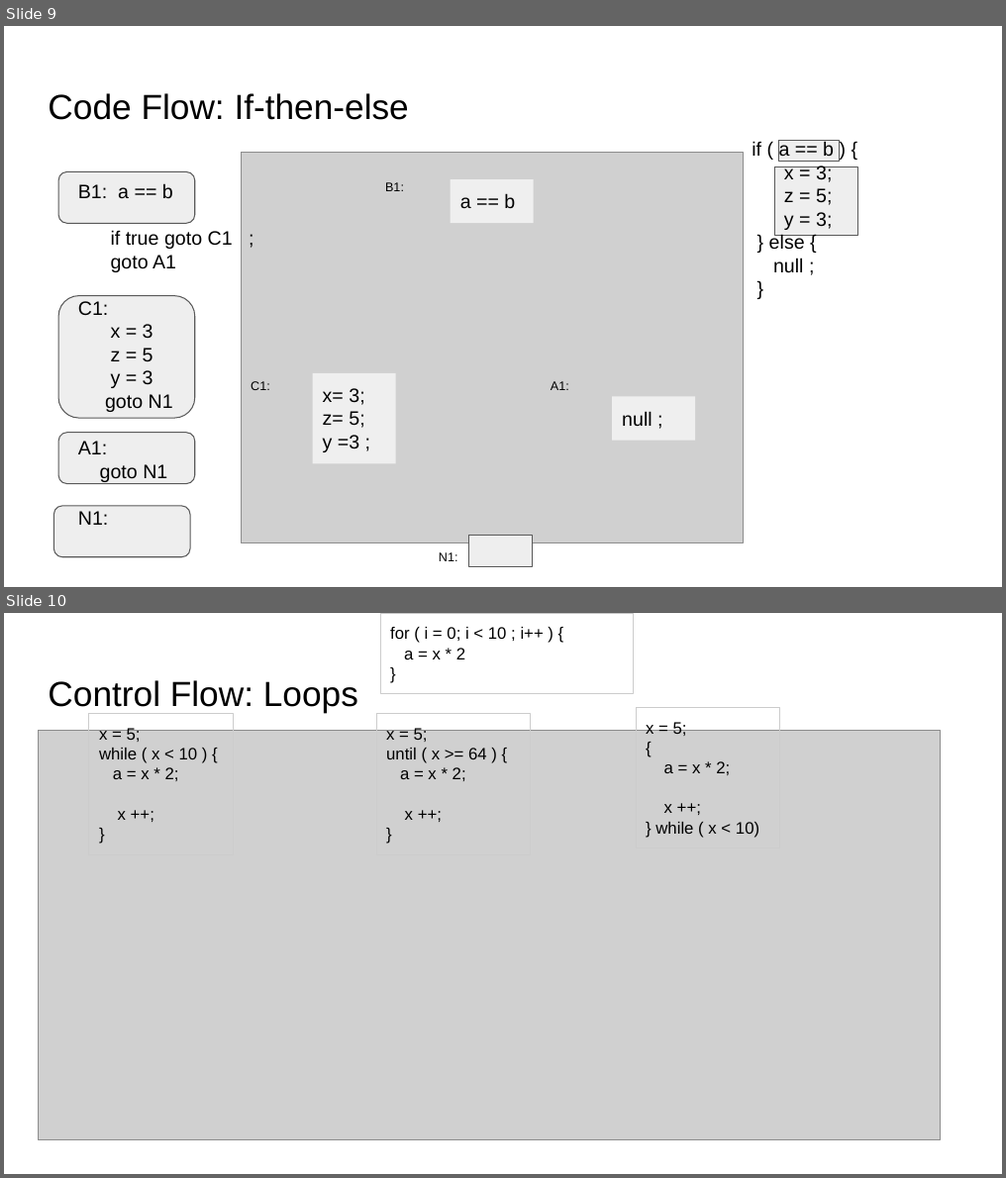
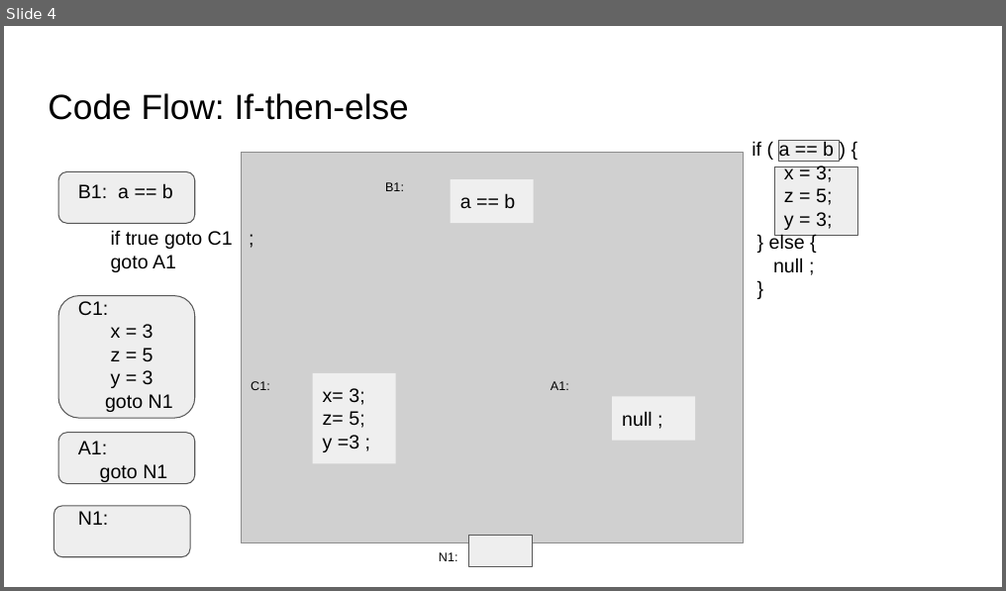
Before and after one commit to COMP122/comp122-f24, a slide deck: assembly-programming/slide_presentations/.hidden/Intro to Control Flow.pptx. Shown one above the other, each under a label of ours: slides 9 and 10 before the commit, slide 4 after it. The pictures are 1006x1178 and 1006x591 pixels, drawn with LibreOffice and Linux fonts; fonts in the diff are those of the drawing; grey boxes stand for pictures. Boxes give left, top, right and bottom in pixels: in the first picture for what was removed or moved away, otherwise in the second. Text is boxed around its words. In the diff, an @@ line names an element or a change of style, - is before the commit and + after.

```diff
--- a/assembly-programming/slide_presentations/.hidden/Intro to Control Flow.pptx
+++ b/assembly-programming/slide_presentations/.hidden/Intro to Control Flow.pptx
@@ slide 10 removed at [4,613,1002,1174], background #FFFFFF @@
@@ rectangle removed at [380,613,634,694] @@
-for ( i = 0; i < 10 ; i++ ) {
-a = x * 2
-}
@@ title removed at [48,680,358,712] @@
-Control Flow: Loops
@@ picture removed at [38,731,941,1140] @@
@@ rectangle removed at [89,714,233,855] @@
-x = 5;
-while ( x < 10 ) {
-a = x * 2;
-x ++;
-}
@@ rectangle removed at [376,714,530,855] @@
-x = 5;
-until ( x >= 64 ) {
-a = x * 2;
-x ++;
-}
@@ rectangle removed at [636,708,779,849] @@
-x = 5;
-{
-a = x * 2;
-x ++;
-} while ( x < 10)
@@ what was slide 9 is now slide 4 @@
```
Also in this commit, not shown: 5 other slides removed, 3 other files.
